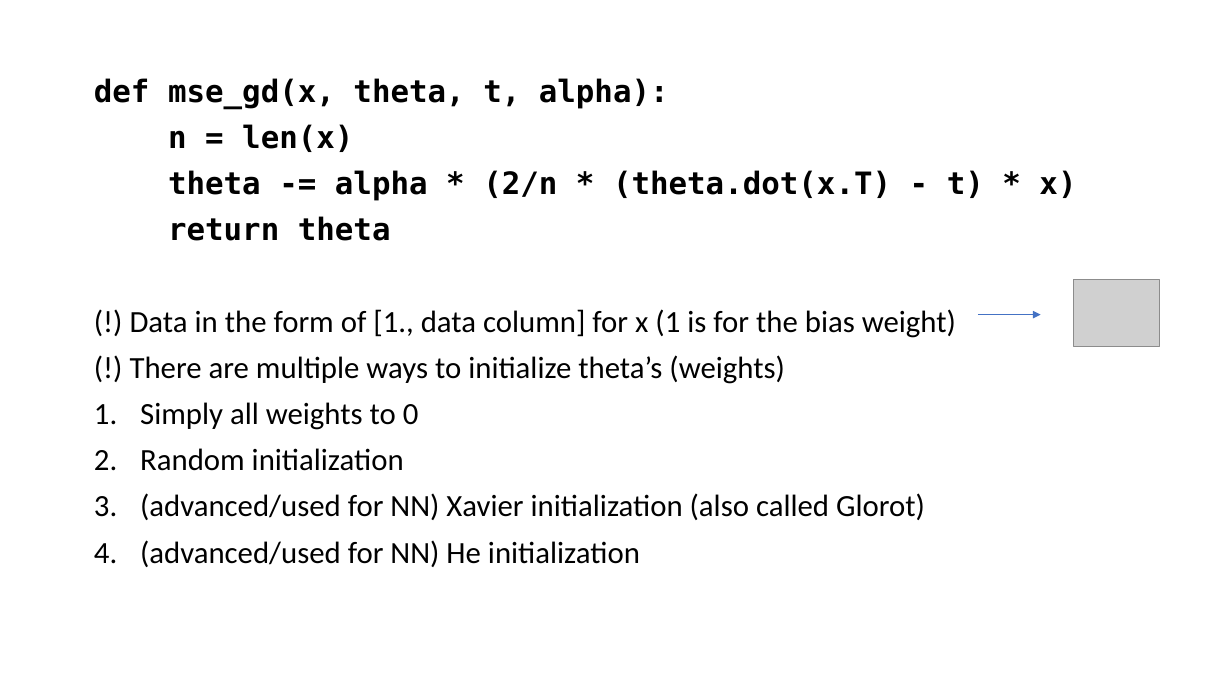
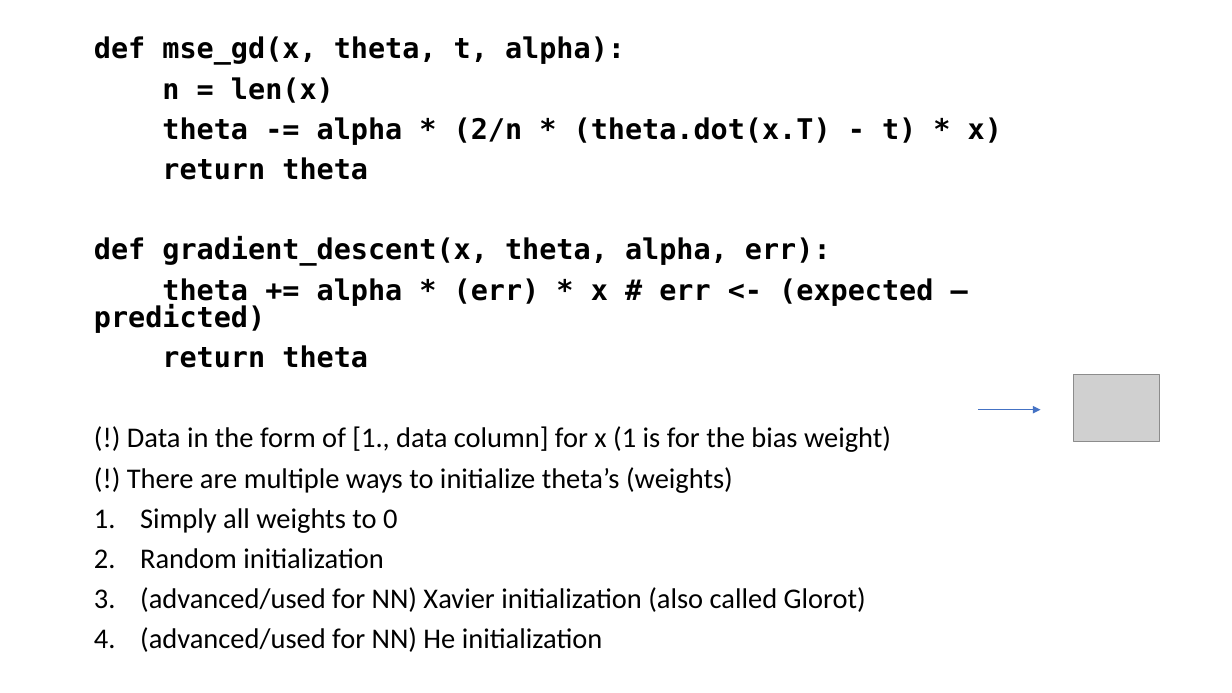
Before and after one commit to Huffwut/Python-meeting, a slide deck: slide 11 of machine learning learnings/perceptron - object detection.pptx. Drawn at 1232x693 pixels with LibreOffice and Linux fonts; fonts in the diff are those of the drawing; grey boxes stand for pictures. Boxes give left, top, right and bottom in pixels: in the first picture for what was removed or moved away, otherwise in the second. Text is boxed around its words. In the diff, an @@ line names an element or a change of style, - is before the commit and + after.

```diff
--- a/machine learning learnings/perceptron - object detection.pptx
+++ b/machine learning learnings/perceptron - object detection.pptx
@@ text "def mse_gd(x, theta, t, alpha):": place and size @@
-text "def mse_gd(x, theta, t, alpha):" at [94,78,1076,567]
+text "def mse_gd(x, theta, t, alpha):" at [94,36,1002,652]
@@ text at [94,36,1002,652]: size 24 to 22.2 pt in "def mse_gd(x, theta, t, alpha):", "n = len(x)", "theta -= alpha * (2/n * (theta.dot(x.T) ...", "return theta" and 6 more places; line spacing 0.9 to 0.8 @@
@@ text at [94,157,933,333]: paragraphs added @@
+return theta
+def gradient_descent(x, theta, alpha, err):
+theta += alpha * (err) * x # err <- (expected – predicted)
@@ picture: place and size @@
-picture at [1074,279,1160,347]
+picture at [1074,374,1160,442]
@@ arrow moved from (978, 314) - (1041, 314) to (978, 409) - (1041, 409) @@
```
Also in this commit, not shown: 10 other slides changed, 4 slides added, 1 slide removed, 1 other file.
